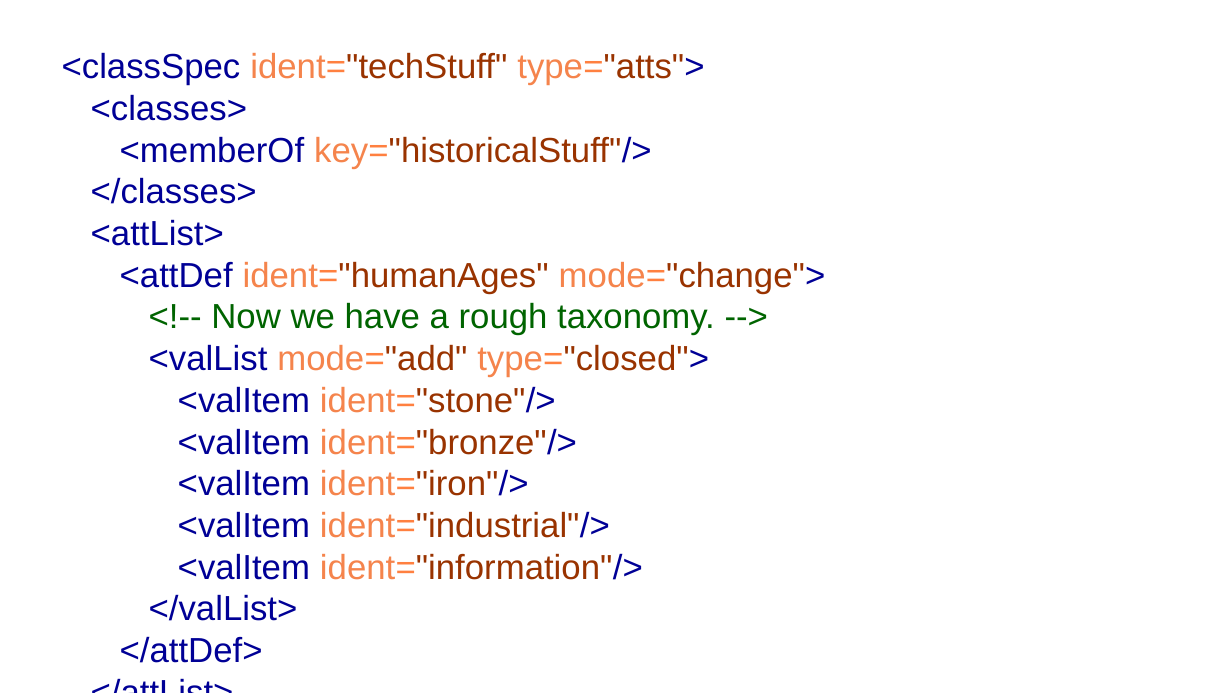
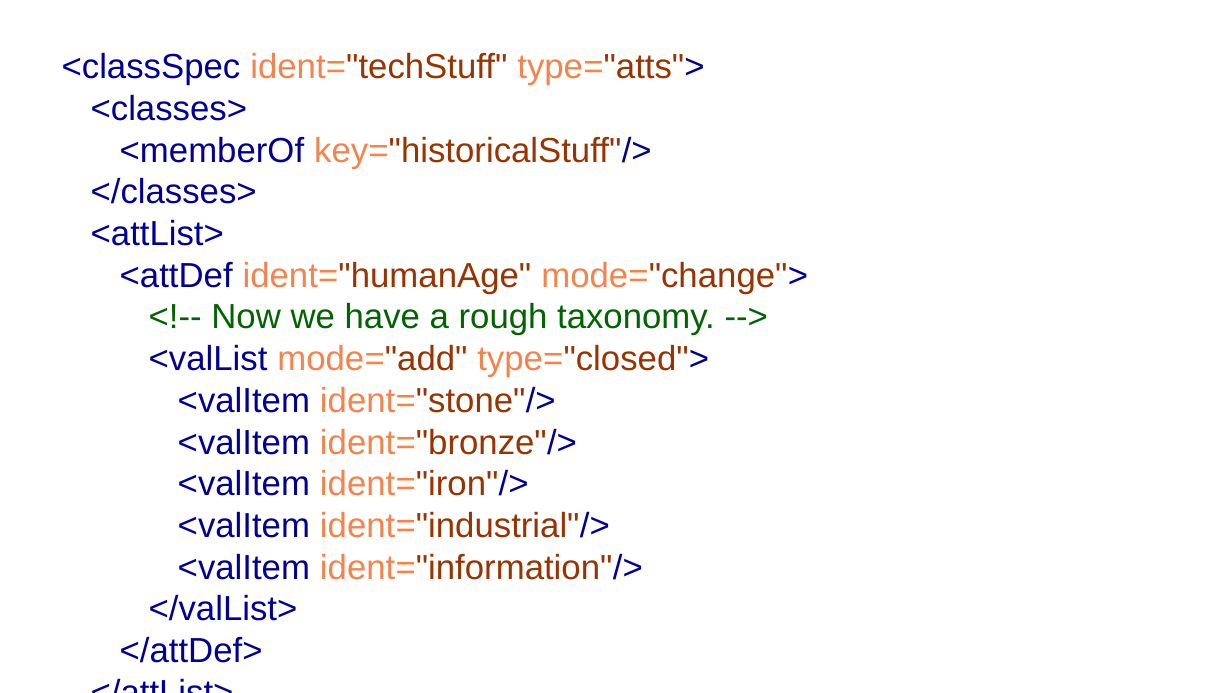
Before and after one commit to TEIC/atop, a slide deck: slide 5 of Documentation/presentations/Council_attribute_override_question.odp. Drawn at 1232x693 pixels with LibreOffice and Linux fonts; fonts in the diff are those of the drawing. Boxes give left, top, right and bottom in pixels: in the first picture for what was removed or moved away, otherwise in the second. Text is boxed around its words. In the diff, an @@ line names an element or a change of style, - is before the commit and + after.

Commit message:
Tweak to presentation.

```diff
--- a/Documentation/presentations/Council_attribute_override_question.odp
+++ b/Documentation/presentations/Council_attribute_override_question.odp
@@ text at bbox=[62, 52, 808, 580]: text changed @@
-<classSpec ident="techStuff" type="atts">
-<classes>
-<memberOf key="historicalStuff"/>
-</classes>
-<attList>
-<attDef ident="humanAges" mode="change">
-<!-- Now we have a rough taxonomy. -->
-<valList mode="add" type="closed">
-<valItem ident="stone"/>
-<valItem ident="bronze"/>
-<valItem ident="iron"/>
-<valItem ident="industrial"/>
-<valItem ident="information"/>
-</valList>
-</attDef>
-</attList>
-</classSpec>
+<classSpec ident="techStuff" type="atts">
+<classes>
+<memberOf key="historicalStuff"/>
+</classes>
+<attList>
+<attDef ident="humanAge" mode="change">
+<!-- Now we have a rough taxonomy. -->
+<valList mode="add" type="closed">
+<valItem ident="stone"/>
+<valItem ident="bronze"/>
+<valItem ident="iron"/>
+<valItem ident="industrial"/>
+<valItem ident="information"/>
+</valList>
+</attDef>
+</attList>
+</classSpec>
```
Also in this commit, not shown: 2 other slides changed.
